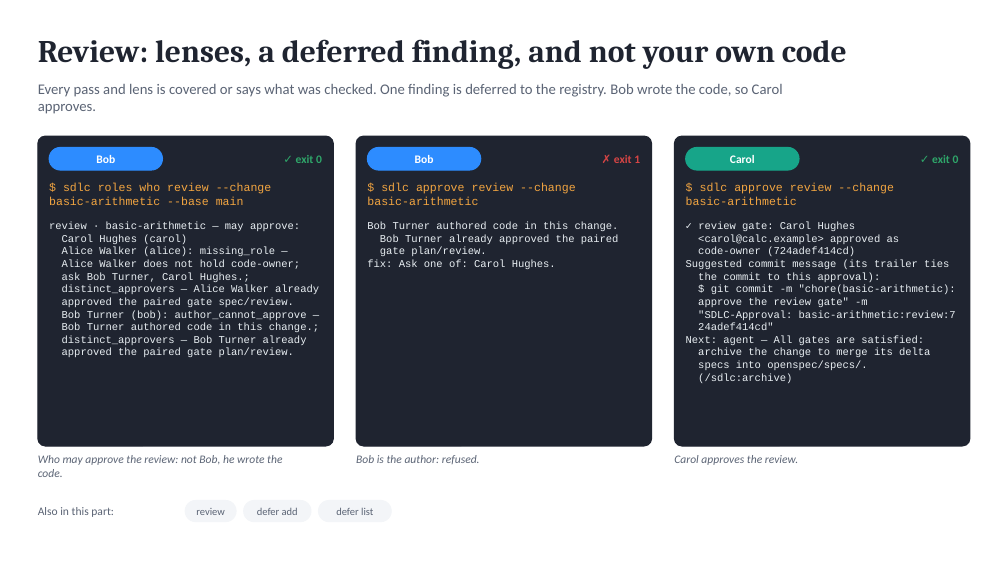
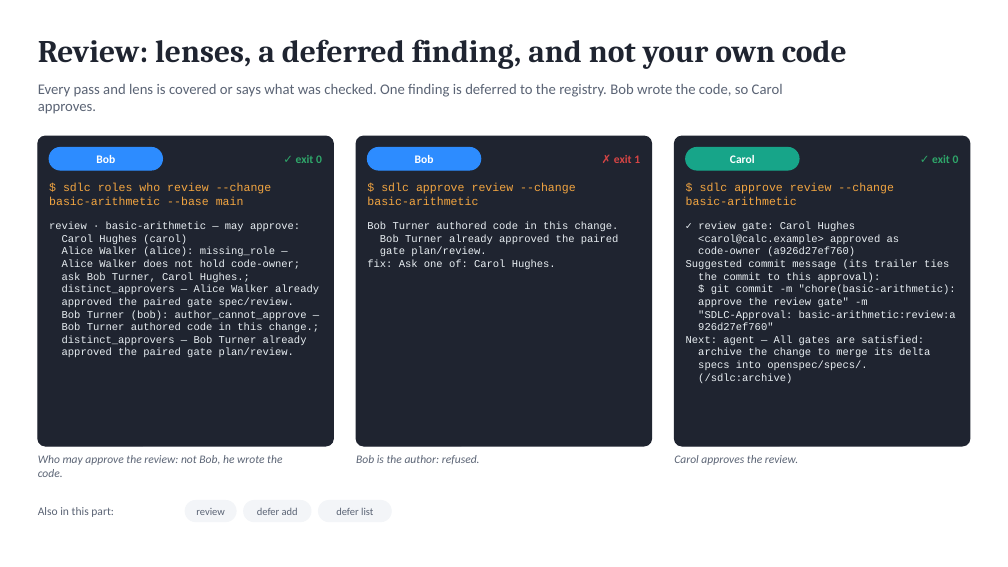
Before and after one commit to marin-ai-tech/sdlc, a slide deck: slide 12 of docs/demo/sdlc-calculator-demo.en.pptx. Drawn at 1008x567 pixels with LibreOffice and Linux fonts; fonts in the diff are those of the drawing. Boxes give left, top, right and bottom in pixels: in the first picture for what was removed or moved away, otherwise in the second. Text is boxed around its words. In the diff, an @@ line names an element or a change of style, - is before the commit and + after.

Commit message:
fix: GigaCode commits named gigacode; output warnings; BMAD path boundary; approvals before the archive commit (0.15.4)
- The git hook is written for the project's tools: with GigaCode and not
  Qwen Code, a commit from a QWEN_CODE=1 shell carries SDLC-Agent:
  gigacode. With both tools it stays qwen (set SDLC_AGENT=gigacode).
- sdlc report --out, sdlc dashboard --out and sdlc audit --export warn
  when they write inside the project, outside openspec/ and not ignored
  by git: such a file makes the verification of active changes stale.
  audit --export --json has a top-level warnings array.
- sdlc import bmad refuses a path outside the project, or a link to one,
  with path_outside_project in both modes; --change used to read and
  import such a folder.
- sdlc approvals verify, right after sdlc archive and before the move is
  committed, reports approvals committed while the change was active as
  they are, not as not-committed.

SDLC-Agent: claude-code

```diff
--- a/docs/demo/sdlc-calculator-demo.en.pptx
+++ b/docs/demo/sdlc-calculator-demo.en.pptx
@@ text at [698, 247, 855, 256]: text changed @@
-code-owner (724adef414cd)
+code-owner (a926d27ef760)
@@ text at [698, 310, 956, 330]: text changed @@
-"SDLC-Approval: basic-arithmetic:review:7
-24adef414cd"
+"SDLC-Approval: basic-arithmetic:review:a
+926d27ef760"
```
Also in this commit, not shown: 5 other slides changed, 59 other files.
